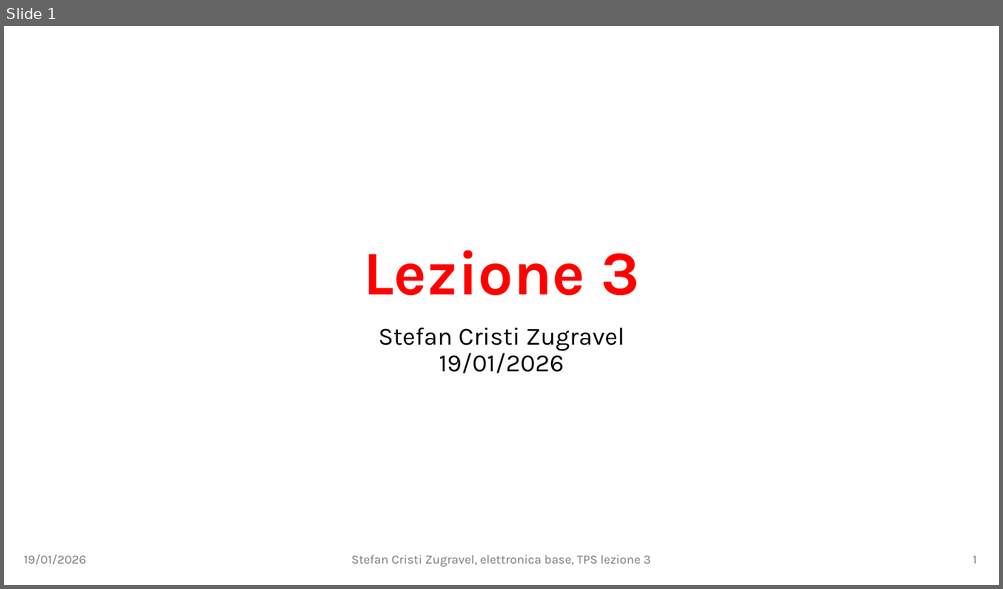
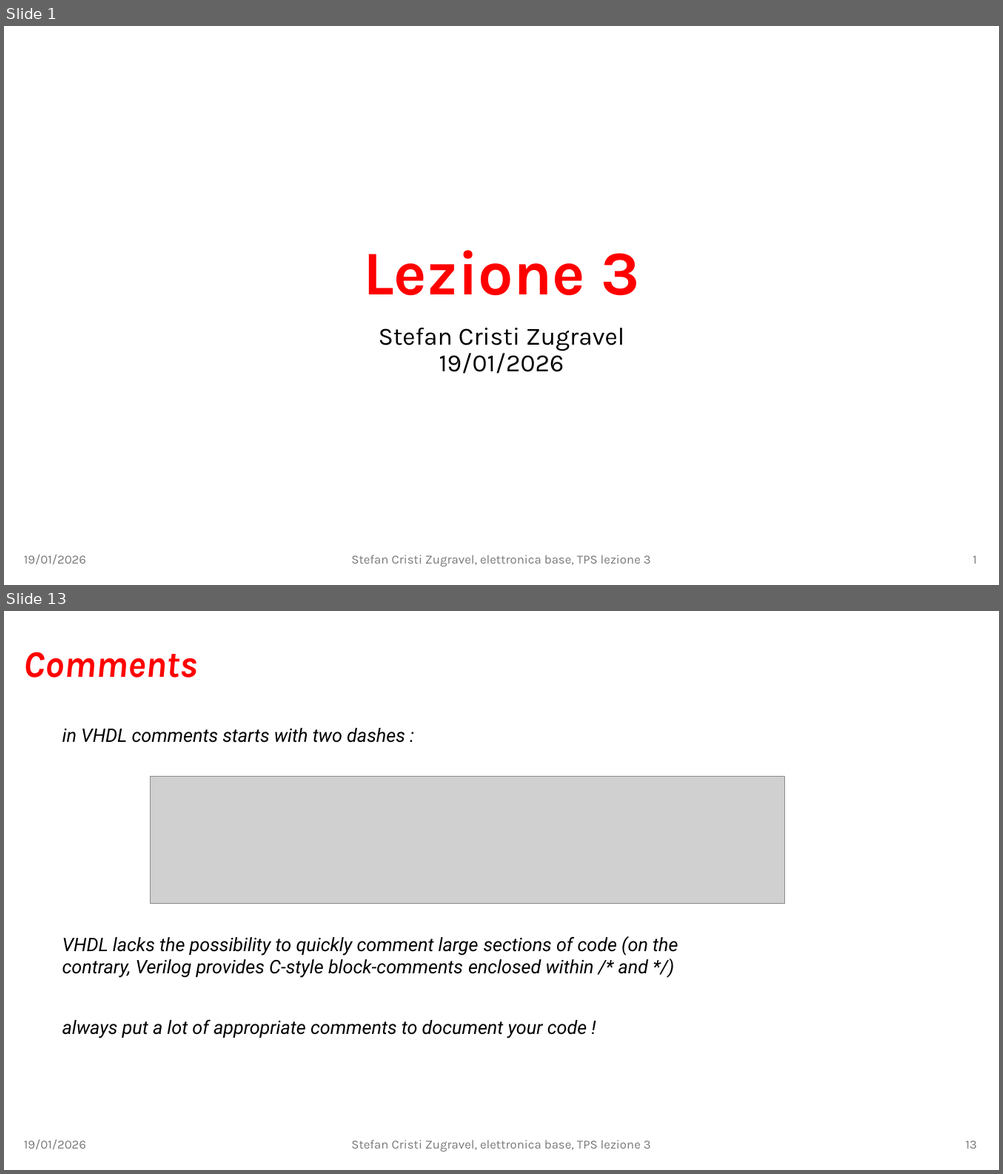
Before and after one commit to stefan-zugravel/elettronica_base, a slide deck: slides/lezione3.pptx. Shown one above the other, each under a label of ours: slide 1 before the commit, slides 1 and 13 after it; the slides between them are not shown. The pictures are 1003x589 and 1003x1174 pixels, drawn with LibreOffice and Linux fonts; fonts in the diff are those of the drawing; grey boxes stand for pictures. Boxes give left, top, right and bottom in pixels: in the first picture for what was removed or moved away, otherwise in the second. Text is boxed around its words. In the diff, an @@ line names an element or a change of style, - is before the commit and + after.

```diff
--- a/slides/lezione3.pptx
+++ b/slides/lezione3.pptx
@@ slide 13 added at bbox=[4, 611, 999, 1170], background #FFFFFF @@
@@ title added at bbox=[24, 652, 198, 678], 36 pt, text #FF0000, bold, italic @@
+Comments
@@ text added at bbox=[62, 728, 405, 743], 18 pt, text #000000, italic @@
+in VHDL comments starts with two dashes :
@@ picture added at bbox=[151, 777, 785, 903] @@
@@ text added at bbox=[62, 937, 677, 978], 18 pt, text #000000, italic @@
+VHDL lacks the possibility to quickly comment large sections of code (on the contrary, Verilog provides C-style block-comments enclosed within /* and */)
@@ text added at bbox=[62, 1020, 586, 1039], 18 pt, text #000000, italic @@
+always put a lot of appropriate comments to document your code !
@@ text added at bbox=[24, 1140, 86, 1150], 12 pt, text #797979 @@
+19/01/2026
@@ text added at bbox=[351, 1140, 651, 1152], 12 pt, text #797979 @@
+Stefan Cristi Zugravel, elettronica base, TPS lezione 3
@@ page number added at bbox=[965, 1141, 976, 1149], 12 pt, text #797979 @@
+13
```
Also in this commit, not shown: 44 other slides added.
